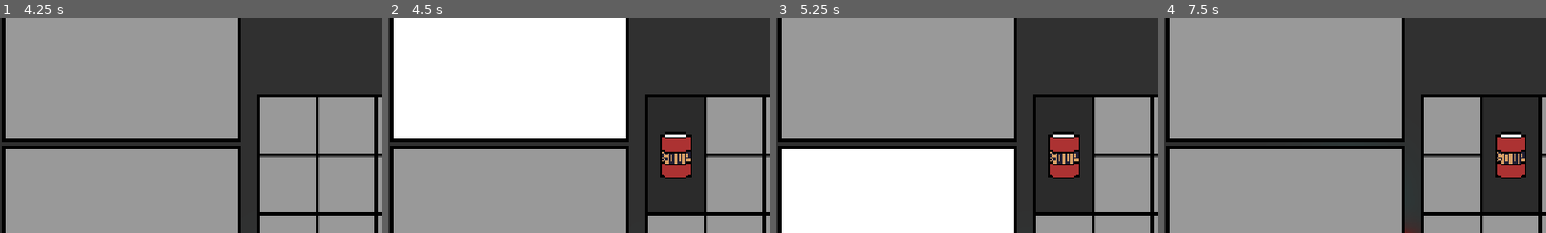
Above: before the commit, frames 1-4 (left to right).
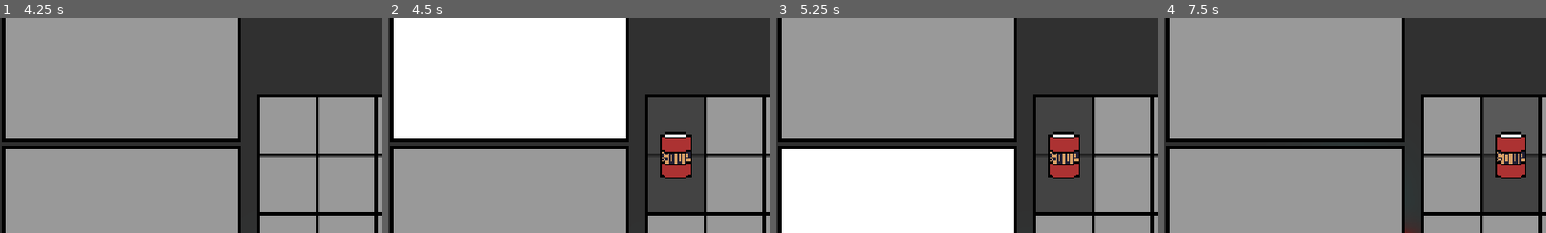
Above: after the commit, the same moments.

Repository: loco-choco/quantux-ui-experiment
Game: Godot game, scene res://main.tscn
The game is run twice, just before and just after one commit, with the same random seed, the same clock (stepped at 60 frames per second) and the same inputs. The engine's default icon, where the game draws it, is replaced by a stand-in: a white triangle on a blue panel in a dark square.
Inputs (mouse positions are % of the whole screen's width and height, from its top left):
- Up to frame 1 (4.25 s): move the mouse to (45, 70) at 0.52 s; tap E (pickup_item) at 0.6 s; click (45, 70) at 0.67 s; move the mouse to (80, 65) at 1.27 s; tap Left (player_move_x_neg) at 1.35 s; click (80, 65) at 1.42 s; move the mouse to (20, 35) at 2.02 s; hold Right (player_move_x_pos) 2.03-2.78 s; click (20, 35) at 2.17 s; move the mouse to (55, 50) at 2.77 s; tap Up (player_move_y_neg) at 2.85 s; click (55, 50) at 2.92 s; move the mouse to (35, 25) at 3.52 s; hold Down (player_move_y_pos) from 3.53 s (still down); click (35, 25) at 3.67 s; tap Space (hud_toggle_inventory) at 4.15 s
- Up to frame 2 (4.5 s): move the mouse to (17, 18) at 4.27 s; release Down (player_move_y_pos) at 4.28 s; tap E (pickup_item) at 4.35 s; click (17, 18) at 4.42 s
- Up to frame 3 (5.25 s): right-click (17, 18) at 4.9 s; tap Enter at 5 s; move the mouse to (17, 50) at 5.02 s; hold Left (player_move_x_neg) from 5.03 s (still down); click (17, 50) at 5.17 s
- Up to frame 4 (7.5 s): click (17, 50) at 5.65 s; move the mouse to (17, 82) at 5.77 s; release Left (player_move_x_neg) at 5.78 s; tap Right (player_move_x_pos) at 5.85 s; click (17, 82) at 5.92 s; move the mouse to (38, 29) at 6.52 s; hold Up (player_move_y_neg) 6.53-7.28 s; click (38, 29) at 6.67 s; move the mouse to (46, 29) at 7.27 s; tap Down (player_move_y_pos) at 7.35 s; click (46, 29) at 7.42 s
The pictures show only the part of the screen within x 1-51%, y 4-54%; the shares and areas given below are measured in that part.

Frame 1 is identical in both runs. In frame 4, 3.0% of the frame differs, in the area x 83-98%, y 36-64%.

Commit message:
improved visivility

Diff:
--- a/items/inventory_item.tscn
+++ b/items/inventory_item.tscn
@@ -7,7 +7,7 @@
 [sub_resource type="StyleBoxEmpty" id="StyleBoxEmpty_v7vax"]
 
 [sub_resource type="StyleBoxFlat" id="StyleBoxFlat_v7vax"]
-bg_color = Color(0.16862746, 0.16862746, 0.16862746, 1)
+bg_color = Color(0.16862746, 0.16862746, 0.16862746, 0.78431374)
 border_width_left = 2
 border_width_top = 2
 border_width_right = 2
@@ -20,7 +20,7 @@
 anti_aliasing_size = 0.1
 
 [sub_resource type="StyleBoxFlat" id="StyleBoxFlat_gs1gh"]
-bg_color = Color(0.16924527, 0.16924533, 0.16924518, 1)
+bg_color = Color(0.16862746, 0.16862746, 0.16862746, 0.78431374)
 border_width_left = 2
 border_width_top = 2
 border_width_right = 2
